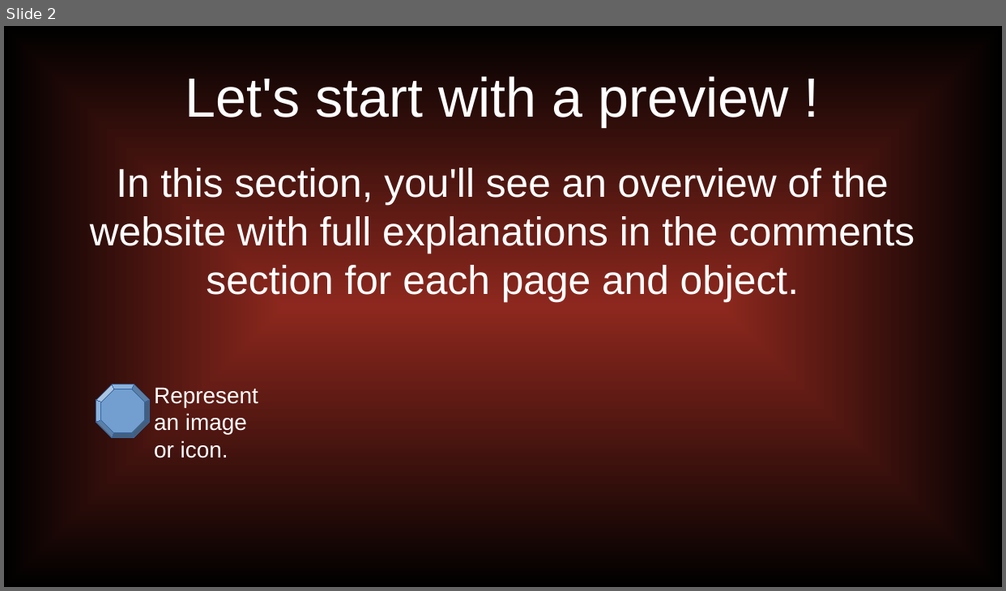
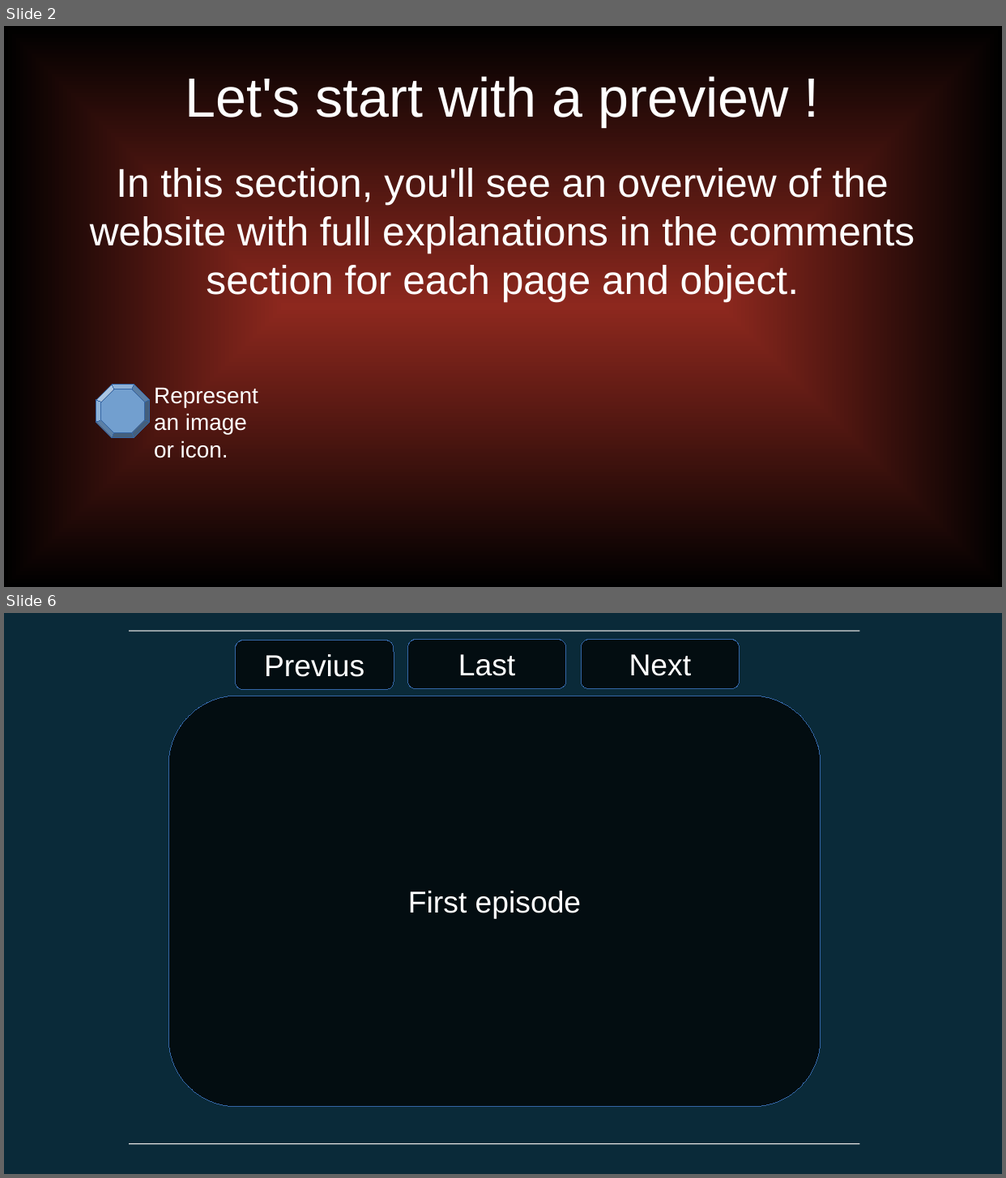
Before and after one commit to lebgdu543/OfflineAnime, a slide deck: offline anime website.odp. Shown one above the other, each under a label of ours: slide 2 before the commit, slides 2 and 6 after it; the slides between them are not shown. The pictures are 1006x591 and 1006x1178 pixels, drawn with LibreOffice and Linux fonts; fonts in the diff are those of the drawing. Boxes give left, top, right and bottom in pixels: in the first picture for what was removed or moved away, otherwise in the second. Text is boxed around its words. In the diff, an @@ line names an element or a change of style, - is before the commit and + after.

```diff
--- a/offline anime website.odp
+++ b/offline anime website.odp
@@ slide 6 added at <box>4,613,1002,1174</box>, background #0A2A39 @@
@@ line added from (129, 631) to (859, 631), #DDDDDD 0.79 pt @@
@@ rounded rectangle added at <box>235,641,394,690</box>, fill #030D11, outline #3465A4 0 pt, 24 pt, text #FFFFFF @@
+Previus
@@ rounded rectangle added at <box>408,639,566,689</box>, fill #030D11, outline #3465A4 0 pt, 24 pt, text #FFFFFF @@
+Last
@@ rounded rectangle added at <box>581,639,739,689</box>, fill #030D11, outline #3465A4 0 pt, 24 pt, text #FFFFFF @@
+Next
@@ rounded rectangle added at <box>168,696,820,1106</box>, fill #030D11, outline #3465A4 0 pt, 24 pt, text #FFFFFF @@
+First episode
@@ line added from (129, 1144) to (859, 1144), #DDDDDD 0.79 pt @@
```
Also in this commit, not shown: 1 slide changed, 2 other slides added, 21 other files.
